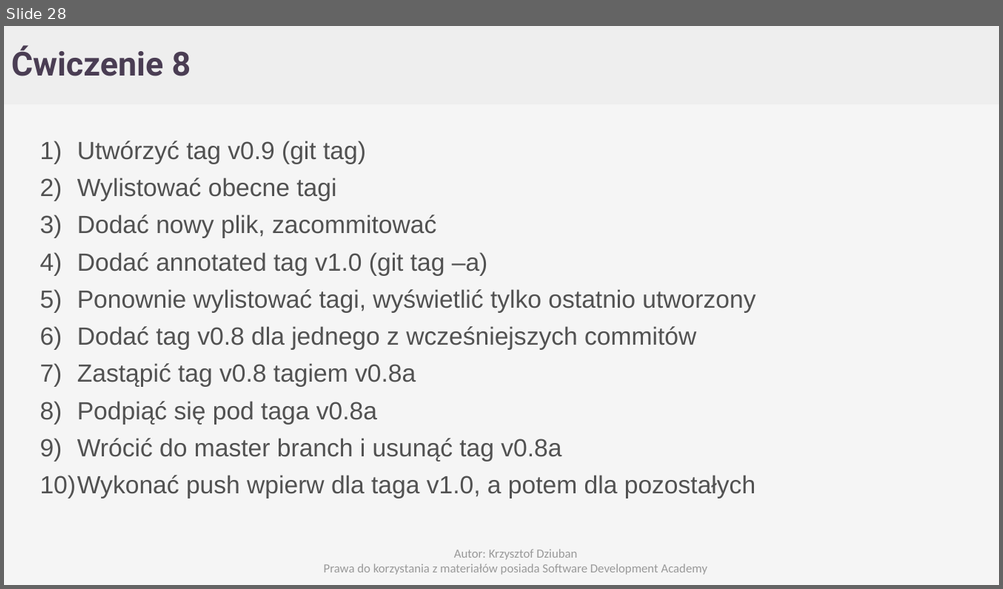
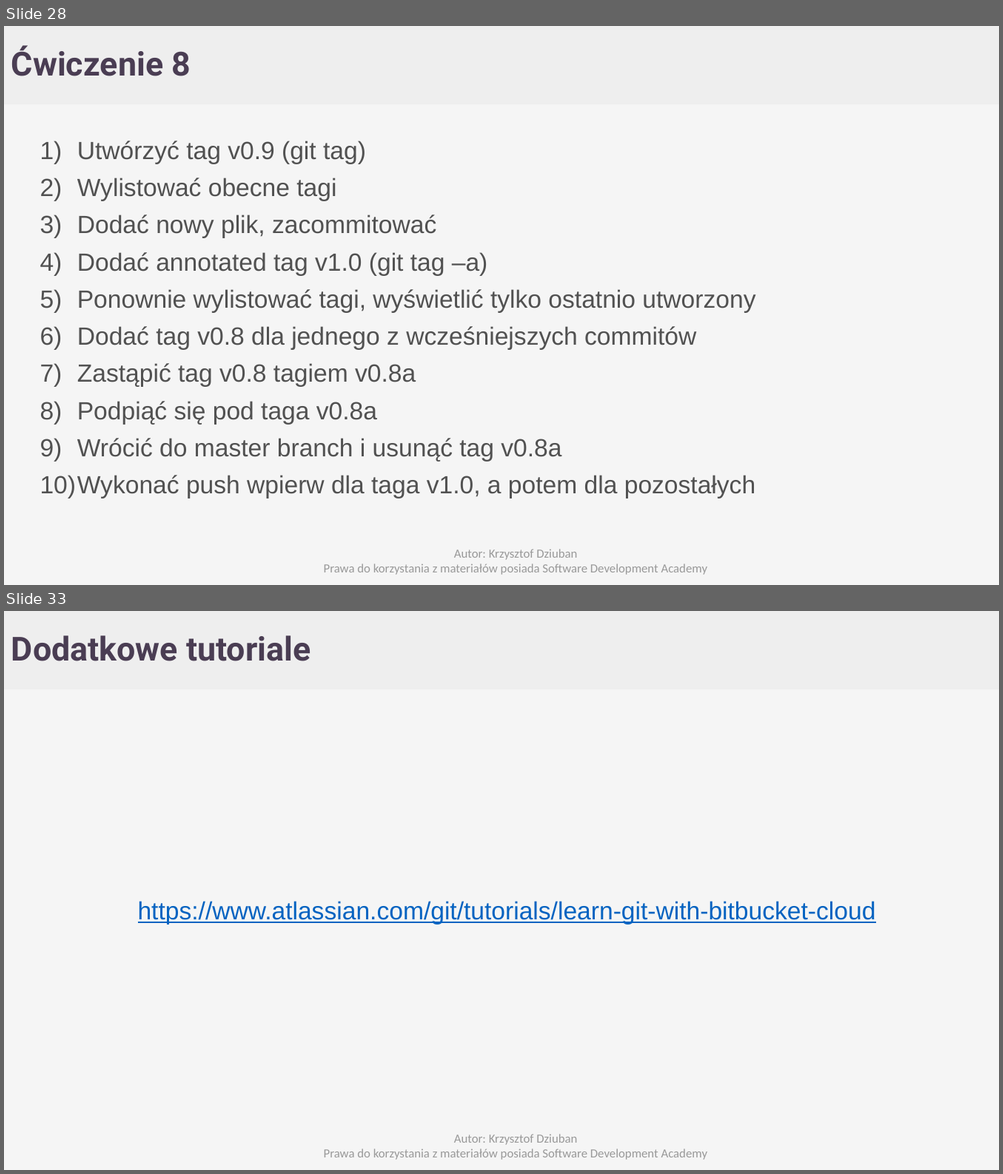
Before and after one commit to Cristopherus/Git_tutorial, a slide deck: GIT.pptx. Shown one above the other, each under a label of ours: slide 28 before the commit, slides 28 and 33 after it; the slides between them are not shown. The pictures are 1003x589 and 1003x1174 pixels, drawn with LibreOffice and Linux fonts; fonts in the diff are those of the drawing; background and template pictures are left out. Boxes give left, top, right and bottom in pixels: in the first picture for what was removed or moved away, otherwise in the second. Text is boxed around its words. In the diff, an @@ line names an element or a change of style, - is before the commit and + after.

```diff
--- a/GIT.pptx
+++ b/GIT.pptx
@@ slide 33 added at [4,611,999,1170], background #F5F5F5; not listed: 1 template element that a slide beside it also shows @@
@@ text added at [11,635,310,661], 32 pt, text #4A3D53, bold @@
+Dodatkowe tutoriale
@@ text added at [138,901,876,925], 24 pt, text #0563C1, underline @@
+https://www.atlassian.com/git/tutorials/learn-git-with-bitbucket-cloud
@@ text added at [324,1134,708,1160], 12 pt, text #999999 @@
+Autor: Krzysztof Dziuban
+Prawa do korzystania z materiałów posiada Software Development Academy
```
Also in this commit, not shown: 4 other slides added.
